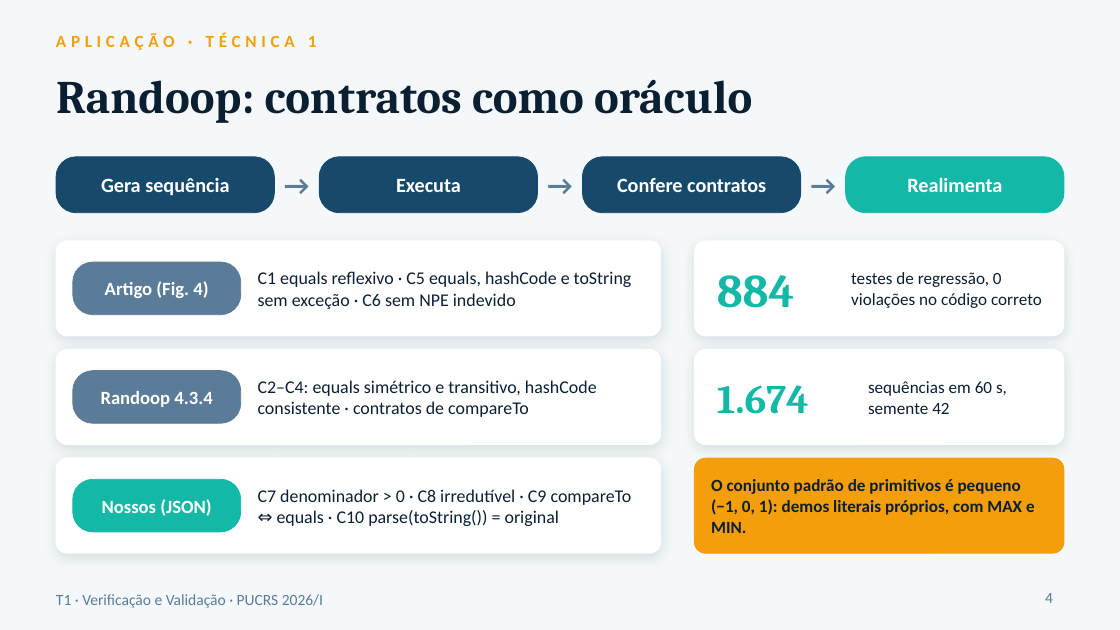
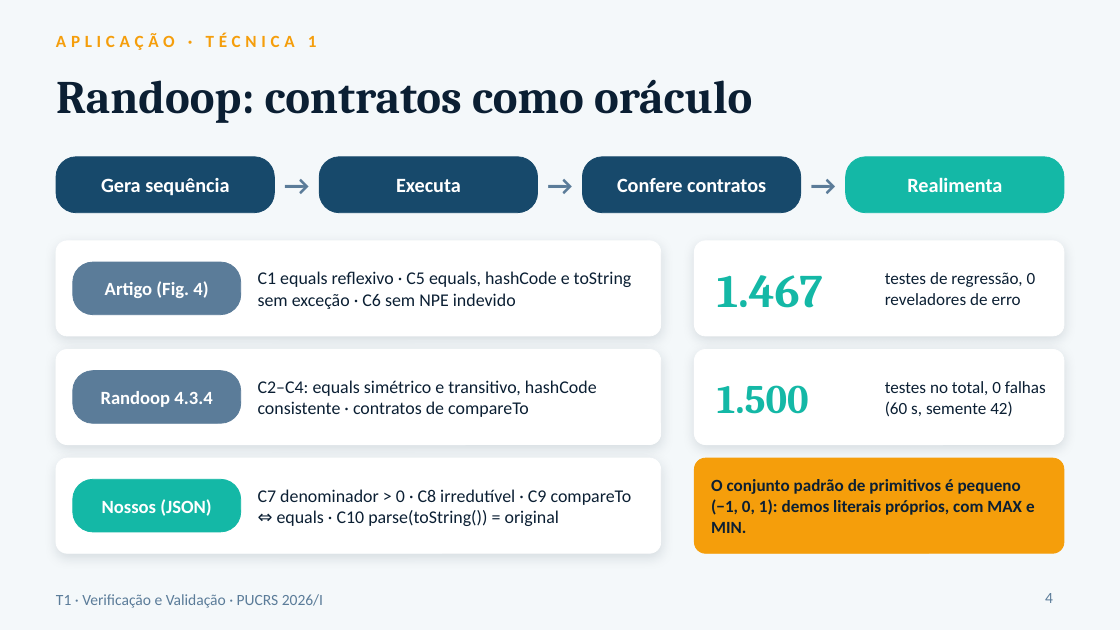
Before and after one commit to theeduardohoffmann/fraction-lab, a slide deck: slide 4 of apresentacao/apresentacao.pptx. Drawn at 1120x630 pixels with LibreOffice and Linux fonts; fonts in the diff are those of the drawing. Boxes give left, top, right and bottom in pixels: in the first picture for what was removed or moved away, otherwise in the second. Text is boxed around its words. In the diff, an @@ line names an element or a change of style, - is before the commit and + after.

```diff
--- a/apresentacao/apresentacao.pptx
+++ b/apresentacao/apresentacao.pptx
@@ text at (717,275,823,308): text changed @@
-884
+1.467
@@ text at (885,272,1036,305): text changed @@
-testes de regressão, 0 violações no código correto
+testes de regressão, 0 reveladores de erro
@@ text at (717,385,809,414): text changed @@
-1.674
+1.500
@@ text at (885,381,1046,416): text changed @@
-sequências em 60 s, semente 42
+testes no total, 0 falhas (60 s, semente 42)
```
Also in this commit, not shown: 4 other slides changed, 7 other files.
